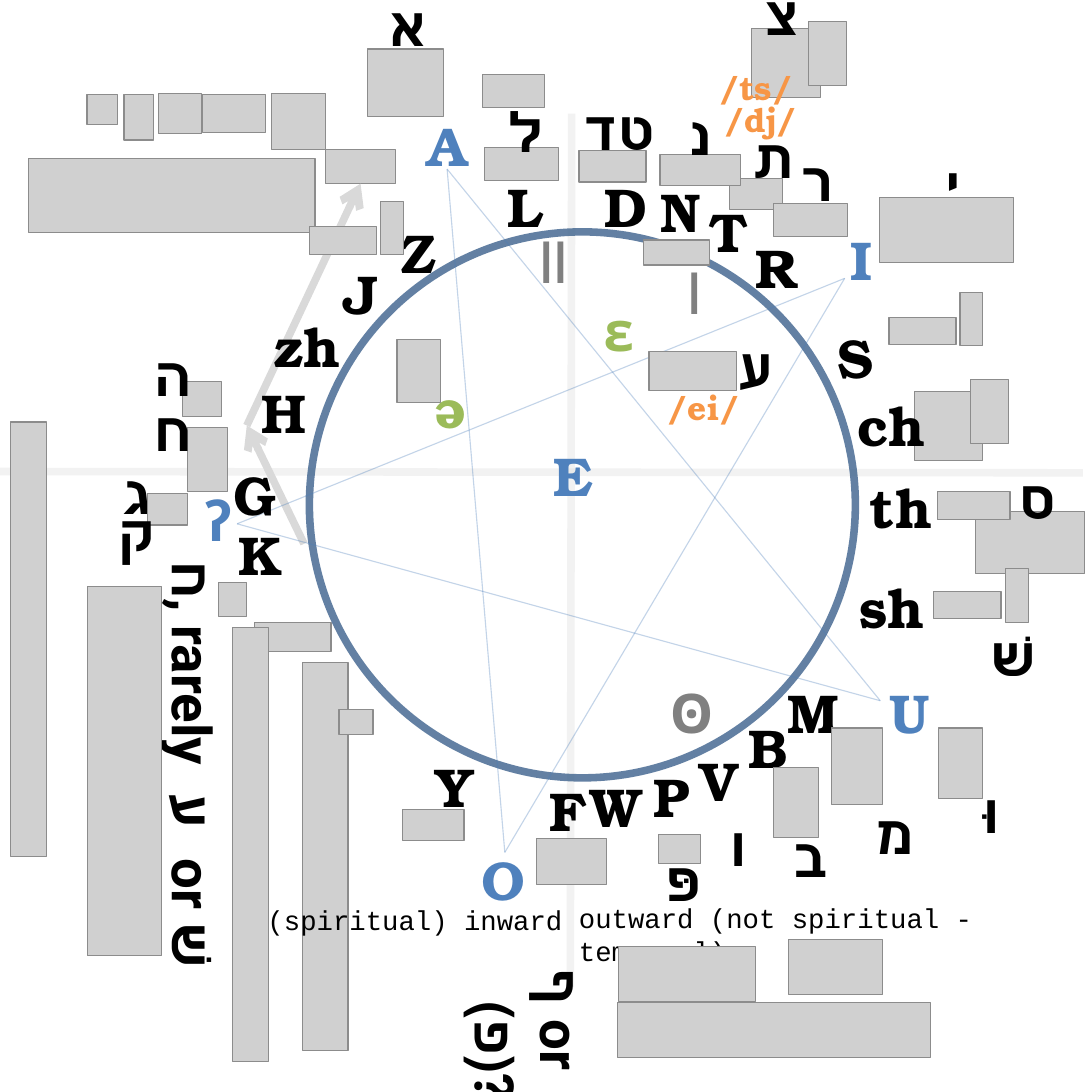
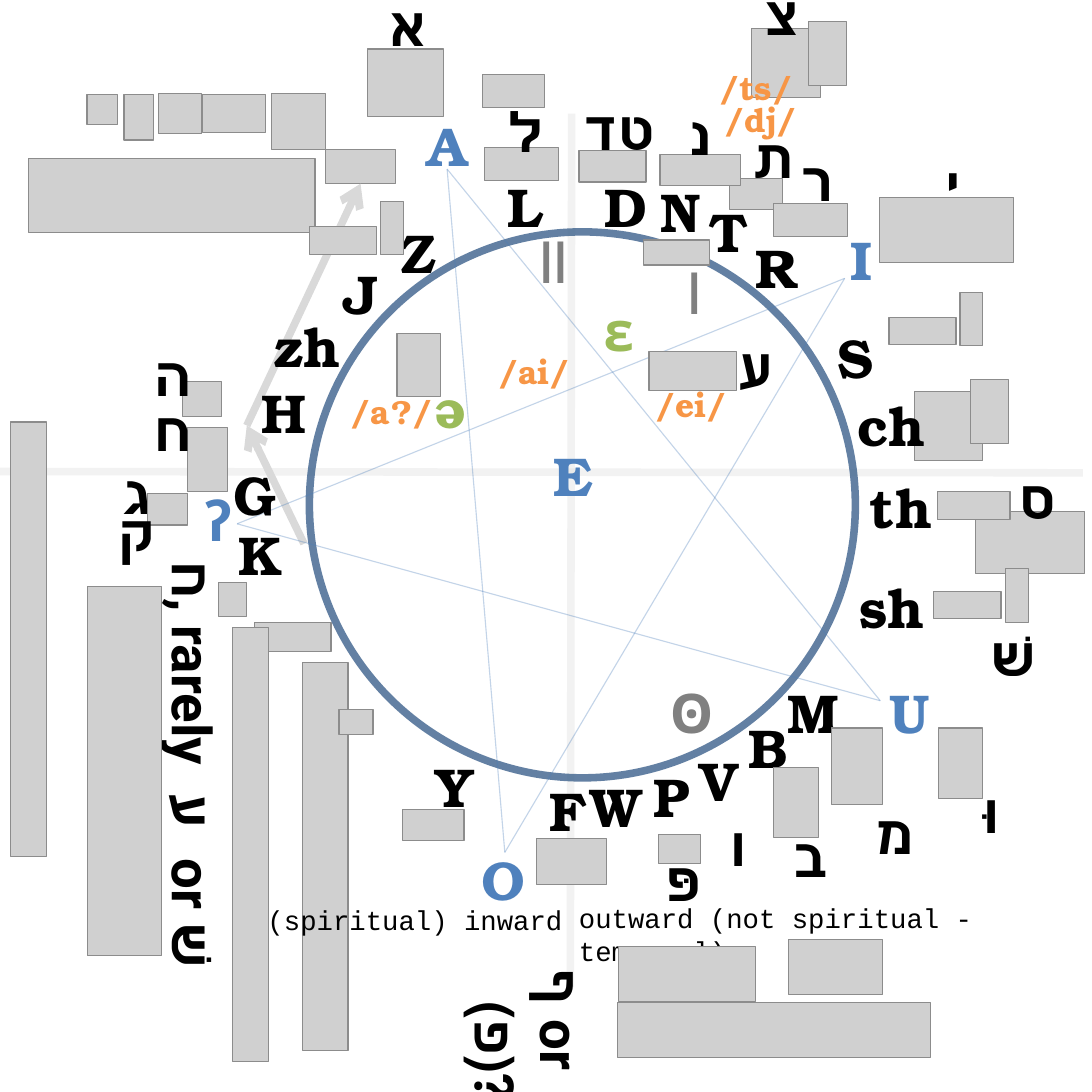
Before and after one commit to MonteShaffer/rml-words, a slide deck: slide 2 of 2024-October_LON-v2/Language/SoundMap-Square.pptx. Drawn at 1092x1092 pixels with LibreOffice and Linux fonts; fonts in the diff are those of the drawing; grey boxes stand for pictures; background and template pictures are left out. Boxes give left, top, right and bottom in pixels: in the first picture for what was removed or moved away, otherwise in the second. Text is boxed around its words. In the diff, an @@ line names an element or a change of style, - is before the commit and + after.

```diff
--- a/2024-October_LON-v2/Language/SoundMap-Square.pptx
+++ b/2024-October_LON-v2/Language/SoundMap-Square.pptx
@@ picture: place and size @@
-picture at [397,340,441,403]
+picture at [397,333,441,396]
@@ text added at [498,358,569,394], 22 pt, text #F79646, bold @@
+/ai/
@@ text "/ei/" rewrapped from [668,386,739,425] to [656,384,727,428] @@
@@ text added at [351,390,432,429], 22 pt, text #F79646, bold @@
+/a?/
```
Also in this commit, not shown: 1 other slide changed, 4 other files.
